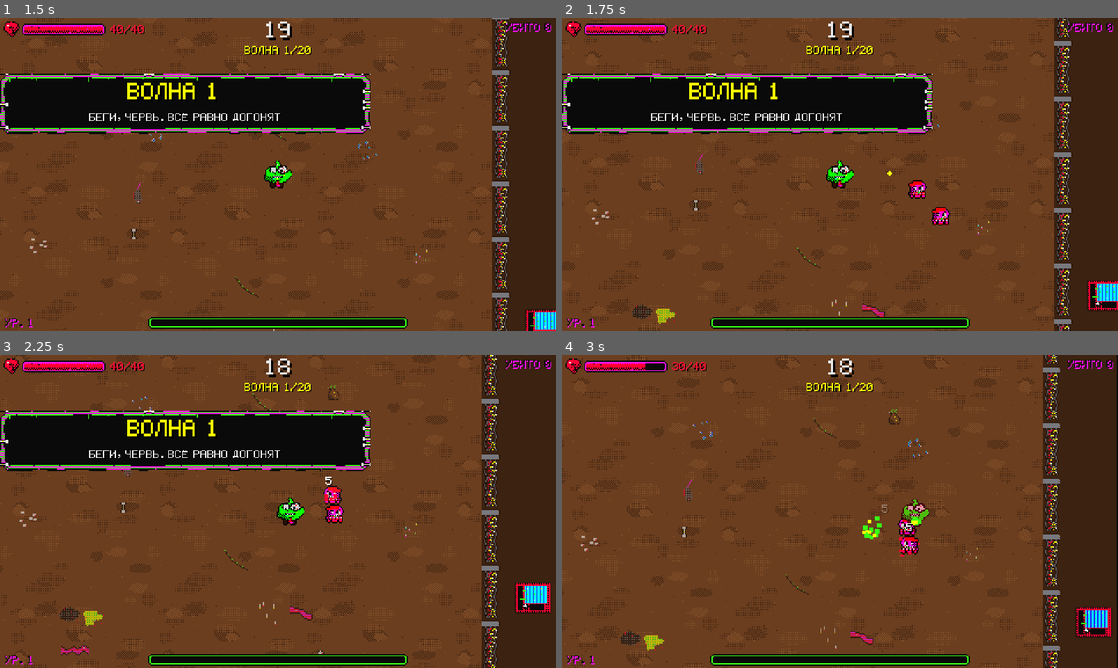
Above: before the commit, frames 1-4 (two rows, left to right).
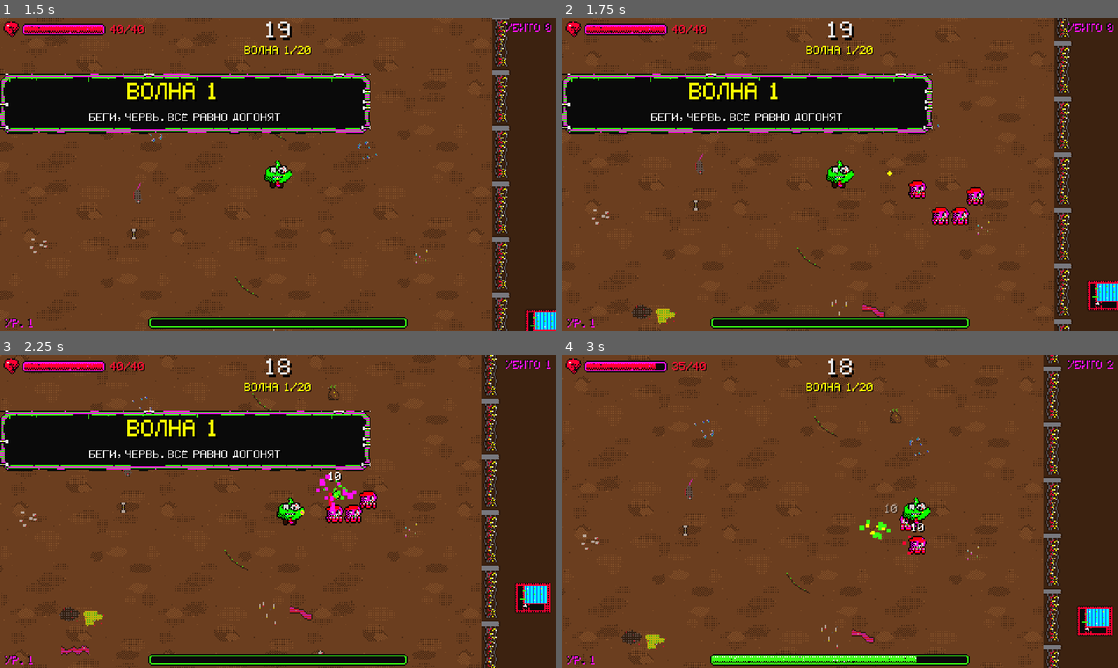
Above: after the commit, the same moments.

Repository: Gepackstuck/Stinky_Dumpster_Survivors
Game: Godot game, scene res://scenes/levels/main.tscn
The game is run twice, just before and just after one commit, with the same random seed, the same clock (stepped at 60 frames per second) and the same inputs.
Inputs (mouse positions are in pixels of both pictures, inside the frame that each line leads up to):
- Up to frame 1 (1.5 s): tap Enter (ui_accept) at 0.5, 0.77 s; move the mouse to (400, 158) at 0.52 s; hold D (move_right) 0.53-1.28 s; move the mouse to (166, 190) at 1.27 s; hold S (move_down) from 1.28 s (still down)
- Up to frame 2 (1.75 s): keep holding S (move_down); tap Enter (ui_accept) at 1.52 s
- Up to frame 3 (2.25 s): move the mouse to (333, 442) at 2.02 s; release S (move_down) at 2.03 s; hold D (move_right) from 2.03 s (still down)
- Up to frame 4 (3 s): move the mouse to (812, 574) at 2.77 s; release D (move_right) at 2.78 s; hold W (move_up) from 2.78 s (still down)

Frame 1 is identical in both runs. In frame 2, 0.3% of the frame differs, in the area x 70-76%, y 54-67%; in frame 3, 0.7%; in frame 4, 8.9%, in the area x 0-100%, y 0-100%.

Commit message:
feat(step4): орды, оружия носок/рогатка/швабра, читаемая кнопка Ларька
Co-Authored-By: Claude Sonnet 5.5 <noreply@anthropic.com>
Claude-Session: https://claude.ai/code/session_01GvQcLtpmeq9xDjqGAM3qCT

Diff:
--- a/project.godot
+++ b/project.godot
@@ -27,11 +27,10 @@
 
 window/size/viewport_width=480
 window/size/viewport_height=270
+window/size/mode=3
 window/size/window_width_override=1280
 window/size/window_height_override=720
-window/size/mode=3
 window/stretch/mode="viewport"
-window/stretch/scale_mode="fractional"
 
 [gui]
 
@@ -78,7 +77,6 @@
 "events": [Object(InputEventKey,"resource_local_to_scene":false,"resource_name":"","device":-1,"window_id":0,"alt_press …(190 unchanged characters)…
 ]
 }
-
 toggle_fullscreen={
 "deadzone": 0.2,
 "events": [Object(InputEventKey,"resource_local_to_scene":false,"resource_name":"","device":-1,"window_id":0,"alt_press …(195 unchanged characters)…
--- a/scenes/ui/level_up_screen.tscn
+++ b/scenes/ui/level_up_screen.tscn
@@ -103,10 +103,11 @@
 offset_right = 340.0
 offset_bottom = 258.0
 text = "ВОЛНА 2"
-theme_override_colors/font_color = Color(0.0392157, 0.0392157, 0.0392157, 1)
-theme_override_colors/font_hover_color = Color(0.0392157, 0.0392157, 0.0392157, 1)
-theme_override_colors/font_focus_color = Color(0.0392157, 0.0392157, 0.0392157, 1)
-theme_override_colors/font_pressed_color = Color(0.0392157, 0.0392157, 0.0392157, 1)
+theme_override_colors/font_color = Color(0.968627, 1, 0, 1)
+theme_override_colors/font_hover_color = Color(0.968627, 1, 0, 1)
+theme_override_colors/font_focus_color = Color(0.968627, 1, 0, 1)
+theme_override_colors/font_pressed_color = Color(0.968627, 1, 0, 1)
+theme_override_colors/font_shadow_color = Color(1, 0.0627451, 0.941176, 1)
 theme_override_colors/font_disabled_color = Color(0.3, 0.3, 0.3, 1)
 theme_override_styles/normal = SubResource("SB_n")
 theme_override_styles/hover = SubResource("SB_h")
--- a/scripts/autoload/balance.gd
+++ b/scripts/autoload/balance.gd
@@ -31,9 +31,9 @@
 const WAVE_DURATION_STEP_SEC: float = 5.0
 const WAVE_DURATION_MAX_SEC: float = 60.0
 const WAVE_DURATION_FINAL_SEC: float = 90.0       # 20-я волна (боссы)
-const WAVE_GROUPS_BASE: int = 3                   # групп врагов за волну = BASE + номер волны
-const WAVE_GROUP_SIZE_BASE: int = 2               # размер группы = BASE + волна/4 (±1)
-const WAVE_GROUP_SIZE_WAVES_PER_STEP: int = 4
+const WAVE_GROUPS_BASE: int = 6                   # групп врагов за волну = BASE + номер волны
+const WAVE_GROUP_SIZE_BASE: int = 4               # размер группы = BASE + волна/4 (±1)
+const WAVE_GROUP_SIZE_WAVES_PER_STEP: int = 2
 const WAVE_FIRST_GROUP_SEC: float = 0.5
 const WAVE_SPAWN_END_FRACTION: float = 0.85       # последняя группа не позже 85% времени волны
 const SPAWN_MARKER_SEC: float = 1.0               # красный крест за секунду до появления
@@ -46,7 +46,7 @@
 const ELITE_SPAWN_SEC: float = 2.0
 const FINAL_BOSS_SPAWN_SEC: float = 1.5
 const WAVE_END_COLLECT_SEC: float = 1.5           # время на авто-сбор материалов после волны
-const WAVE_HP_GROWTH: float = 0.15          # +15% HP за каждую волну после первой
+const WAVE_HP_GROWTH: float = 0.12          # +15% HP за каждую волну после первой
 const WAVE_ENEMY_UNLOCK: Dictionary = {     # с какой волны тип может выпасть
 	&"squid_gopnik": 1, &"microbe": 2, &"npc_bot": 3, &"cockroach": 4, &"wifi_ghost": 6,
 }
@@ -140,11 +140,11 @@
 
 # --- Оружие: damage, cooldown (GDD) ---
 const WEAPONS: Dictionary = {
-	&"lighter": {"damage": 5.0, "cooldown": 0.4, "burn_dps": 2.0, "burn_duration": 3.0},
+	&"lighter": {"damage": 10.0, "cooldown": 0.3, "burn_dps": 2.0, "burn_duration": 3.0},
 	&"sock": {"damage": 12.0, "cooldown": 1.0, "radius": 60.0},
-	&"slingshot": {"damage": 8.0, "cooldown": 0.6, "ricochets": 2},
+	&"slingshot": {"damage": 8.0, "cooldown": 0.6, "ricochets": 2, "ricochet_range": 110.0},
 	&"laser_pointer": {"damage": 4.0, "cooldown": 0.15},
-	&"mop": {"damage": 10.0, "cooldown": 0.9, "knockback": 80.0},
+	&"mop": {"damage": 14.0, "cooldown": 0.8, "knockback": 240.0, "reach": 52.0, "arc_deg": 140.0},
 	&"slipper": {"damage": 25.0, "cooldown": 2.5, "aoe_radius": 40.0},
 	&"condensed_milk": {"damage": 3.0, "cooldown": 0.5, "slow_factor": 0.5, "slow_duration": 2.0},
 }
--- a/scripts/enemies/enemy_base.gd
+++ b/scripts/enemies/enemy_base.gd
@@ -123,6 +123,14 @@
 	(hit_shape.shape as RectangleShape2D).size = Vector2(12.0, 12.0) * k
 
 
+## Удар оружием игрока: урон и (опционально) своя скорость отбрасывания.
+func hit_by_weapon(damage: float, push: Vector2 = Vector2.ZERO) -> void:
+	if _dead:
+		return
+	if _hurtbox.receive_hit(damage) and push != Vector2.ZERO:
+		_knockback = push
+
+
 func _on_hurt(damage: float) -> void:
 	if _dead:
 		return
--- a/scripts/player/player_controller.gd
+++ b/scripts/player/player_controller.gd
@@ -69,8 +69,29 @@
 		(area as XpPickup).attract(self)
 
 
-func _on_perk_chosen(_perk_id: StringName) -> void:
+func _on_perk_chosen(perk_id: StringName) -> void:
 	_update_magnet_radius()
+	_add_weapon(perk_id)
+
+
+## Оружия-перки: каждое — отдельный узел-автоатака на игроке.
+func _add_weapon(perk_id: StringName) -> void:
+	var weapon: Node2D = null
+	match perk_id:
+		PerkLibrary.W_SOCK:
+			var aura: AuraWeapon = AuraWeapon.new()
+			aura.weapon_id = &"sock"
+			weapon = aura
+		PerkLibrary.W_SLINGSHOT:
+			var sling: WeaponBase = WeaponBase.new()
+			sling.weapon_id = &"slingshot"
+			weapon = sling
+		PerkLibrary.W_MOP:
+			var mop: MeleeWeapon = MeleeWeapon.new()
+			mop.weapon_id = &"mop"
+			weapon = mop
+	if weapon != null:
+		add_child(weapon)
 
 
 func _on_hurt(damage: float) -> void:
--- a/scripts/systems/perk_library.gd
+++ b/scripts/systems/perk_library.gd
@@ -6,19 +6,29 @@
 const REGEN: StringName = &"regen"
 const DOUBLE_SHOT: StringName = &"double_shot"
 const LOOT_GOBLIN: StringName = &"loot_goblin"
-const ALL: Array[StringName] = [SPEED, REGEN, DOUBLE_SHOT, LOOT_GOBLIN]
+const W_SOCK: StringName = &"w_sock"
+const W_SLINGSHOT: StringName = &"w_slingshot"
+const W_MOP: StringName = &"w_mop"
+const WEAPON_PERKS: Array[StringName] = [W_SOCK, W_SLINGSHOT, W_MOP]
+const ALL: Array[StringName] = [SPEED, REGEN, DOUBLE_SHOT, LOOT_GOBLIN, W_SOCK, W_SLINGSHOT, W_MOP]
 
 const _TITLES: Dictionary[StringName, String] = {
 	SPEED: "Скорость",
 	REGEN: "Регенерация",
 	DOUBLE_SHOT: "Двойной выстрел",
 	LOOT_GOBLIN: "Лут-Гоблин",
+	W_SOCK: "Вонючий носок",
+	W_SLINGSHOT: "Рогатка",
+	W_MOP: "Швабра",
 }
 const _ICONS: Dictionary[StringName, String] = {
 	SPEED: "res://assets/ui/perk_speed.png",
 	REGEN: "res://assets/ui/perk_regen.png",
 	DOUBLE_SHOT: "res://assets/ui/perk_double_shot.png",
 	LOOT_GOBLIN: "res://assets/ui/perk_loot_goblin.png",
+	W_SOCK: "res://assets/ui/perk_w_sock.png",
+	W_SLINGSHOT: "res://assets/ui/perk_w_slingshot.png",
+	W_MOP: "res://assets/ui/perk_w_mop.png",
 }
 
 
@@ -40,6 +50,12 @@
 			return "+%d снаряд, -%d%% урона с каждого." % [Balance.PERK_DOUBLE_SHOT_EXTRA_PROJECTILES, roundi((1.0 - Balance.PERK_DOUBLE_SHOT_DAMAGE_MULT) * 100.0)]
 		LOOT_GOBLIN:
 			return "Подбор +%d%%, скорость -%d%%. Жадность тяжела." % [roundi((Balance.PERK_LOOT_GOBLIN_PICKUP_RADIUS_MULT - 1.0) * 100.0), roundi((1.0 - Balance.PERK_LOOT_GOBLIN_MOVE_SPEED_MULT) * 100.0)]
+		W_SOCK:
+			return "ОРУЖИЕ. Вонь вокруг тебя: %d урона всем в радиусе раз в %.1f с." % [roundi(Balance.WEAPONS[&"sock"]["damage"]), Balance.WEAPONS[&"sock"]["cooldown"]]
+		W_SLINGSHOT:
+			return "ОРУЖИЕ. Камень с %d отскоками от врага к врагу." % int(Balance.WEAPONS[&"slingshot"]["ricochets"])
+		W_MOP:
+			return "ОРУЖИЕ. Взмах дугой: %d урона и отброс. Бей и отпихивай." % roundi(Balance.WEAPONS[&"mop"]["damage"])
 	return ""
 
 
@@ -47,6 +63,8 @@
 static func max_stacks(perk_id: StringName) -> int:
 	if perk_id == SPEED:
 		return Balance.PERK_SPEED_MAX_STACKS
+	if perk_id in WEAPON_PERKS:
+		return 1
 	return 0
 
 
--- /dev/null
+++ b/scripts/weapons/aura_weapon.gd
@@ -0,0 +1,50 @@
+class_name AuraWeapon
+extends Node2D
+## Вонючий носок: периодическая волна вони вокруг игрока бьёт всех врагов в радиусе.
+
+@export var weapon_id: StringName = &"sock"
+
+var _damage: float = 0.0
+var _cooldown_sec: float = 1.0
+var _cooldown_left: float = 0.0
+var _radius: float = 60.0
+var _wave: float = -1.0  # 0..1 — прогресс кольца, -1 — не рисуем
+
+
+func _ready() -> void:
+	var stats: Dictionary = Balance.WEAPONS[weapon_id]
+	_damage = stats["damage"]
+	_cooldown_sec = stats["cooldown"]
+	_radius = stats["radius"]
+	EventBus.player_died.connect(set_physics_process.bind(false))
+
+
+func _physics_process(delta: float) -> void:
+	if _wave >= 0.0:
+		_wave += delta * 4.0
+		if _wave > 1.0:
+			_wave = -1.0
+		queue_redraw()
+	_cooldown_left -= delta
+	if _cooldown_left > 0.0:
+		return
+	_cooldown_left = _cooldown_sec
+	var r_sq: float = _radius * _radius
+	var hit_any: bool = false
+	for node: Node in get_tree().get_nodes_in_group(&"enemies"):
+		var enemy: EnemyBase = node as EnemyBase
+		if enemy != null and global_position.distance_squared_to(enemy.global_position) <= r_sq:
+			enemy.hit_by_weapon(_damage * GameState.projectile_damage_mult)
+			hit_any = true
+	if hit_any:
+		_wave = 0.0
+		HitFx.burst(get_tree(), global_position, Color(0.2235, 1.0, 0.0784), 10, _radius * 1.2, 3.0, 0.5, true)
+
+
+func _draw() -> void:
+	if _wave < 0.0:
+		return
+	var r: float = _radius * _wave
+	var a: float = 1.0 - _wave
+	draw_arc(Vector2.ZERO, r, 0.0, TAU, 28, Color(0.2235, 1.0, 0.0784, a), 2.0)
+	draw_arc(Vector2.ZERO, r * 0.8, 0.0, TAU, 24, Color(0.9686, 1.0, 0.0, a * 0.7), 1.0)
--- /dev/null
+++ b/scripts/weapons/melee_weapon.gd
@@ -0,0 +1,65 @@
+class_name MeleeWeapon
+extends Node2D
+## Швабра: взмах дугой в сторону ближайшего врага, бьёт всех в секторе и отбрасывает.
+
+@export var weapon_id: StringName = &"mop"
+
+var _damage: float = 0.0
+var _cooldown_sec: float = 1.0
+var _cooldown_left: float = 0.0
+var _knockback: float = 0.0
+var _reach: float = 50.0
+var _half_arc: float = 1.2
+var _swing: float = -1.0
+var _swing_dir: float = 0.0
+
+
+func _ready() -> void:
+	var stats: Dictionary = Balance.WEAPONS[weapon_id]
+	_damage = stats["damage"]
+	_cooldown_sec = stats["cooldown"]
+	_knockback = stats["knockback"]
+	_reach = stats["reach"]
+	_half_arc = deg_to_rad(stats["arc_deg"]) * 0.5
+	EventBus.player_died.connect(set_physics_process.bind(false))
+
+
+func _physics_process(delta: float) -> void:
+	if _swing >= 0.0:
+		_swing += delta * 6.0
+		if _swing > 1.0:
+			_swing = -1.0
+		queue_redraw()
+	_cooldown_left -= delta
+	if _cooldown_left > 0.0:
+		return
+	var target: Node2D = null
+	var best_sq: float = _reach * _reach * 2.25  # замахиваемся, если враг в 1.5 длины
+	for node: Node in get_tree().get_nodes_in_group(&"enemies"):
+		var enemy: Node2D = node as Node2D
+		var d: float = global_position.distance_squared_to(enemy.global_position)
+		if enemy != null and d < best_sq:
+			best_sq = d
+			target = enemy
+	if target == null:
+		return
+	_cooldown_left = _cooldown_sec
+	_swing_dir = global_position.direction_to(target.global_position).angle()
+	_swing = 0.0
+	for node: Node in get_tree().get_nodes_in_group(&"enemies"):
+		var enemy: EnemyBase = node as EnemyBase
+		if enemy == null:
+			continue
+		var to: Vector2 = enemy.global_position - global_position
+		if to.length() <= _reach and absf(angle_difference(_swing_dir, to.angle())) <= _half_arc:
+			enemy.hit_by_weapon(_damage * GameState.projectile_damage_mult, to.normalized() * _knockback)
+
+
+func _draw() -> void:
+	if _swing < 0.0:
+		return
+	var a: float = 1.0 - _swing
+	var start: float = _swing_dir - _half_arc
+	var sweep: float = _half_arc * 2.0 * minf(_swing * 2.0, 1.0)
+	draw_arc(Vector2.ZERO, _reach, start, start + sweep, 16, Color(0.9686, 1.0, 0.0, a), 3.0)
+	draw_arc(Vector2.ZERO, _reach - 4.0, start, start + sweep, 16, Color(1.0, 0.0627, 0.9412, a), 2.0)
--- a/scripts/weapons/projectile.gd
+++ b/scripts/weapons/projectile.gd
@@ -8,6 +8,9 @@
 var _damage: float = 0.0
 var _life_left: float = 0.0
 var _active: bool = false
+var ricochets: int = 0
+var ricochet_range: float = 0.0
+var _ignore: Node = null
 
 
 func _ready() -> void:
@@ -20,6 +23,7 @@
 	_damage = damage
 	_speed = speed
 	_life_left = lifetime_sec
+	_ignore = null
 	_active = true
 
 
@@ -36,8 +40,33 @@
 	if not _active:
 		return
 	if area is HurtboxComponent:
+		if area.get_parent() == _ignore:
+			return
 		(area as HurtboxComponent).receive_hit(_damage)
+		if ricochets > 0 and _try_ricochet(area.get_parent()):
+			return
 		_deactivate()
+
+
+## Отскок к ближайшему другому врагу в радиусе. false — цели нет, снаряд гаснет.
+func _try_ricochet(hit: Node) -> bool:
+	var best: Node2D = null
+	var best_sq: float = ricochet_range * ricochet_range
+	for node: Node in get_tree().get_nodes_in_group(&"enemies"):
+		var enemy: Node2D = node as Node2D
+		if enemy == null or enemy == hit:
+			continue
+		var d: float = global_position.distance_squared_to(enemy.global_position)
+		if d < best_sq:
+			best_sq = d
+			best = enemy
+	if best == null:
+		return false
+	ricochets -= 1
+	_ignore = hit
+	_direction = global_position.direction_to(best.global_position)
+	_life_left = maxf(_life_left, 0.5)
+	return true
 
 
 func _deactivate() -> void:
--- a/scripts/weapons/weapon_base.gd
+++ b/scripts/weapons/weapon_base.gd
@@ -12,12 +12,16 @@
 var _cooldown_sec: float = 0.0
 var _cooldown_left: float = 0.0
 var _range_sq: float = 0.0
+var _ricochets: int = 0
+var _ricochet_range: float = 0.0
 
 
 func _ready() -> void:
 	var stats: Dictionary = Balance.WEAPONS[weapon_id]
 	_damage = stats["damage"]
 	_cooldown_sec = stats["cooldown"]
+	_ricochets = stats.get("ricochets", 0)
+	_ricochet_range = stats.get("ricochet_range", 0.0)
 	_range_sq = Balance.WEAPON_TARGET_RANGE * Balance.WEAPON_TARGET_RANGE
 	EventBus.player_died.connect(_on_player_died)
 
@@ -57,6 +61,8 @@
 		var projectile: Projectile = PoolManager.acquire(PROJECTILE_SCENE) as Projectile
 		root.add_child(projectile)
 		projectile.launch(global_position, base_direction.rotated(angle), damage, Balance.PROJECTILE_SPEED, Balance.PROJECTILE_LIFETIME_SEC)
+		projectile.ricochets = _ricochets
+		projectile.ricochet_range = _ricochet_range
 
 
 func _on_player_died() -> void:
Not shown, added: assets/ui/button_wide.png.import
Not shown, added: assets/ui/button_wide_hover.png.import
Not shown, added: assets/ui/enemy_pointers.png.import
Binary file added: assets/ui/perk_w_mop.png
Binary file added: assets/ui/perk_w_slingshot.png
Binary file added: assets/ui/perk_w_sock.png
Not shown, added: scripts/ui/enemy_pointer.gd.uid
Not shown, changed: CHANGELOG.md
Not shown, changed: TASKS.md
Not shown, changed: tools/gen_art.py
